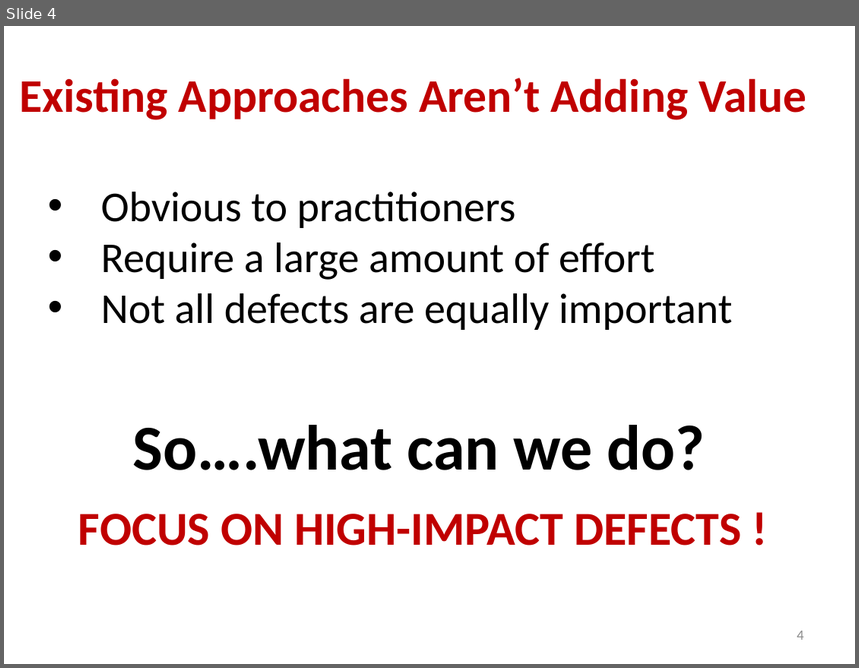
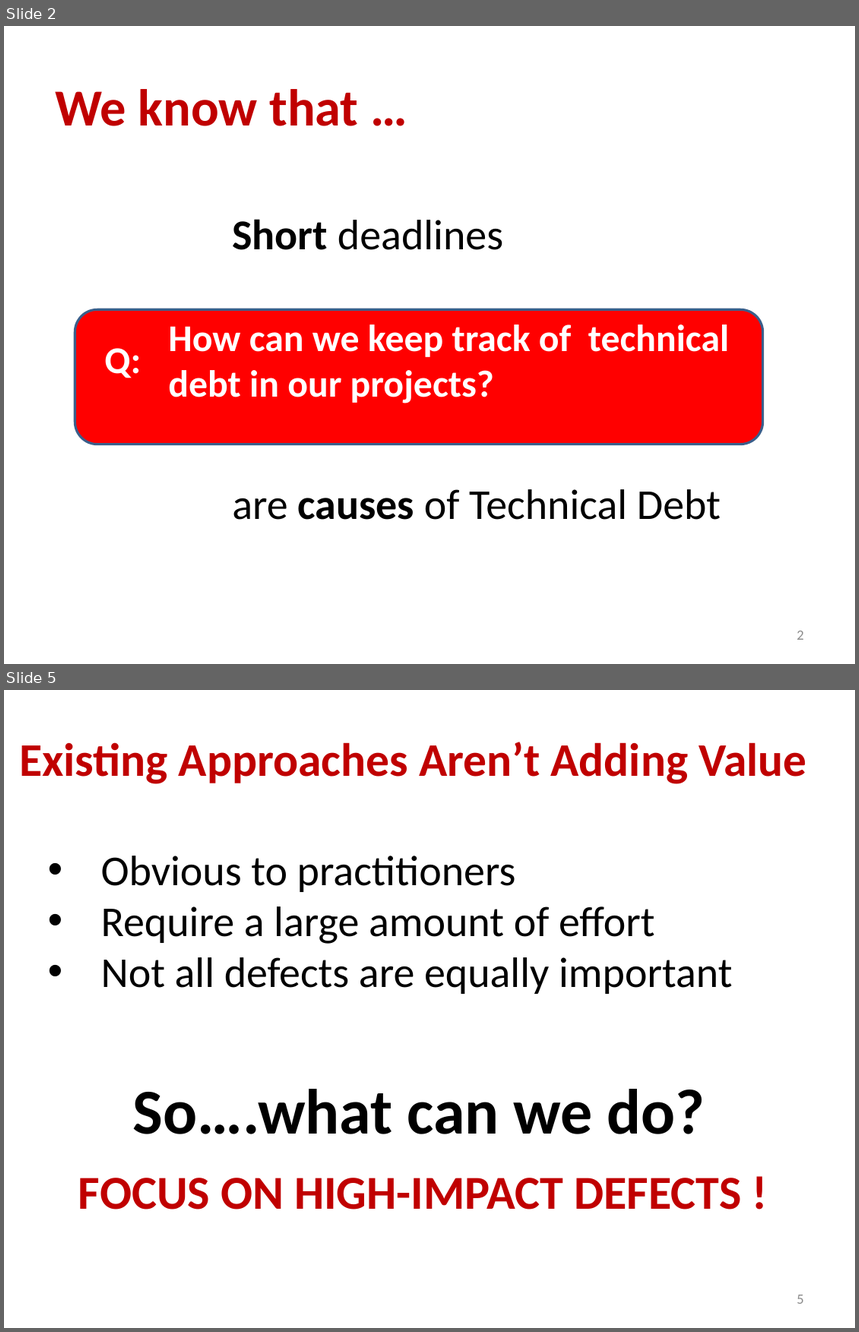
Before and after one commit to maldonado/mtd_paper, a slide deck: evermal_MTD2015.pptx. Shown one above the other, each under a label of ours: slide 4 before the commit, slides 2 and 5 after it; the slides between them are not shown. The pictures are 859x668 and 859x1332 pixels, drawn with LibreOffice and Linux fonts; fonts in the diff are those of the drawing. Boxes give left, top, right and bottom in pixels: in the first picture for what was removed or moved away, otherwise in the second. Text is boxed around its words. In the diff, an @@ line names an element or a change of style, - is before the commit and + after.

```diff
--- a/evermal_MTD2015.pptx
+++ b/evermal_MTD2015.pptx
@@ slide 2 added at (x1=4, y1=26, x2=855, y2=664), background #FFFFFF @@
@@ title added at (x1=55, y1=89, x2=358, y2=126), 44 pt, text #C00000, bold @@
+We know that …
@@ text added at (x1=232, y1=219, x2=503, y2=250), 36 pt, text #000000 @@
+Short deadlines
@@ rounded rectangle added at (x1=75, y1=309, x2=762, y2=444), fill #FF0000, outline #3A5F8C 2 pt @@
@@ text added at (x1=168, y1=325, x2=729, y2=404), 32 pt, text #FFFFFF, bold @@
+How can we keep track of technical debt in our projects?
@@ text added at (x1=232, y1=325, x2=386, y2=352), 36 pt, text #000000, bold @@
+Complex changes
@@ text added at (x1=104, y1=348, x2=141, y2=379), 32 pt, text #FFFFFF, bold @@
+Q:
@@ text added at (x1=232, y1=398, x2=553, y2=444), 36 pt, text #000000 @@
+Lack of knowledge
@@ text added at (x1=232, y1=490, x2=721, y2=520), 36 pt, text #000000 @@
+are causes of Technical Debt
@@ page number added at (x1=797, y1=631, x2=804, y2=640), 12 pt, text #8C8C8C @@
+2
@@ what was slide 4 is now slide 5 @@
@@ page number at (x1=797, y1=1295, x2=804, y2=1304): text changed @@
-4
+5
```
Also in this commit, not shown: 2 slides changed, 1 other slide added, 1 slide removed, 6 other files.
